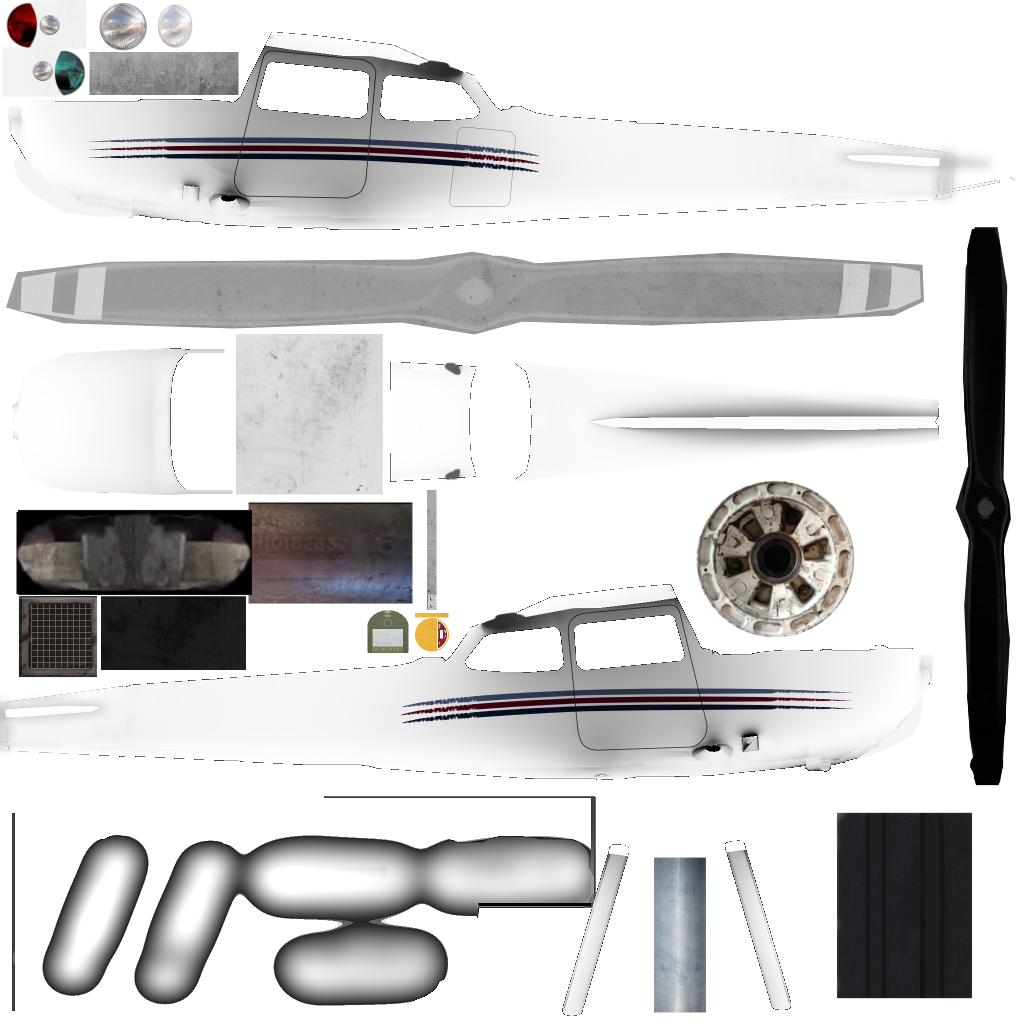
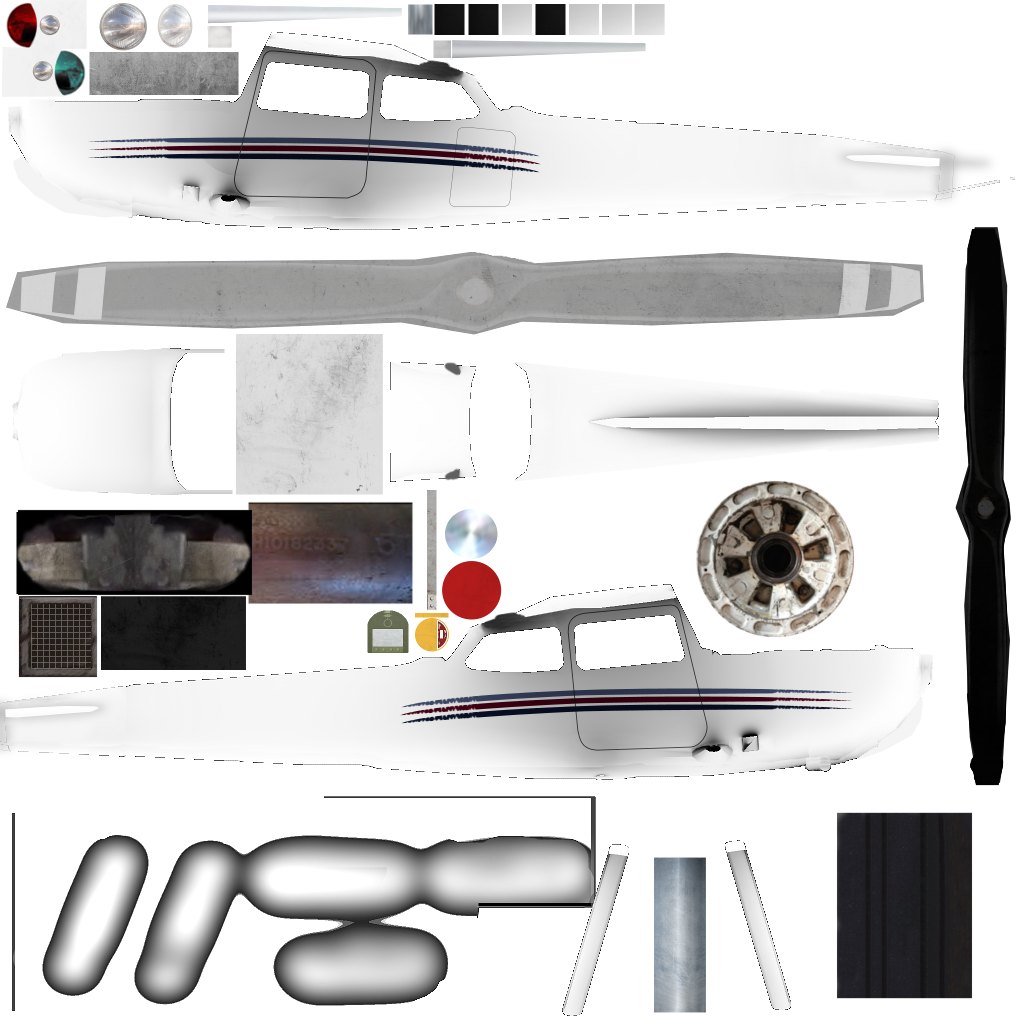
Two versions of the same layered image (1024×1024). Layer-by-layer changes:
added layer "Clipboard #5" above "Clipboard" over [207, 4, 665, 620]
